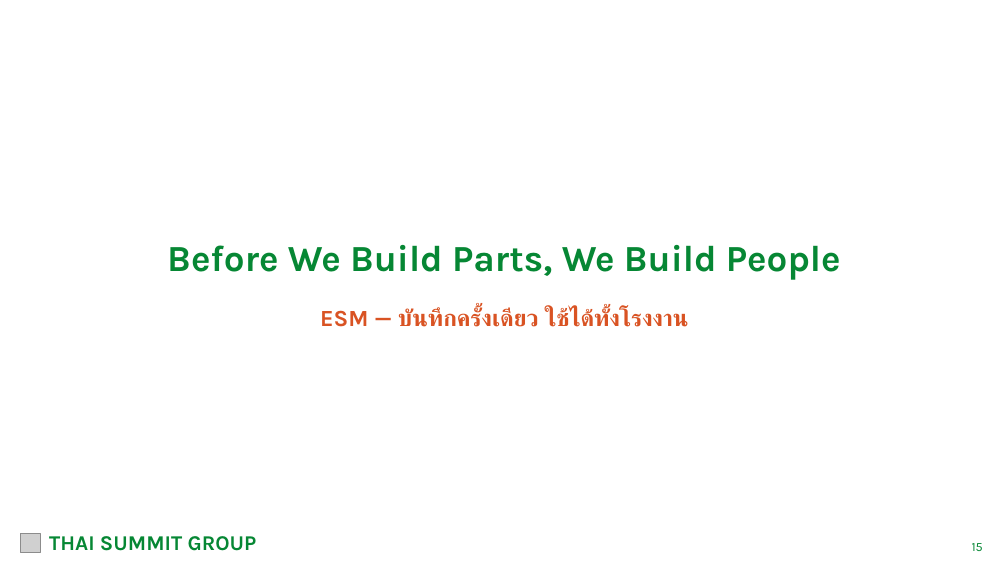
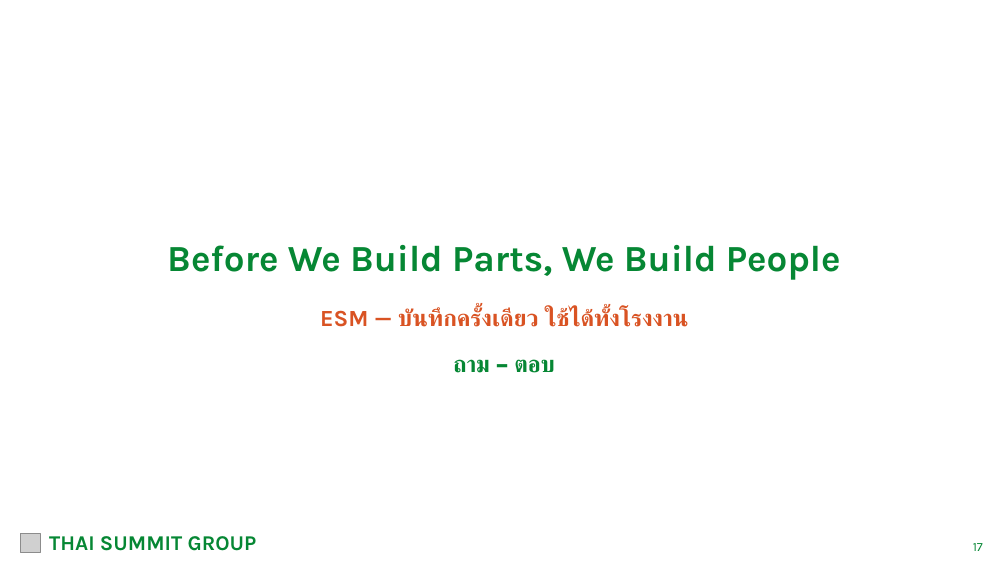
Before and after one commit to tsat4pd3-sketch/4Mmanagement, a slide deck: slide 17 of docs/meetings/TSAT_ESM_Workflow_Roadshow_2026-11-05.pptx (slide 15 before the commit). Drawn at 1008x567 pixels with LibreOffice and Linux fonts; fonts in the diff are those of the drawing; grey boxes stand for pictures. Boxes give left, top, right and bottom in pixels: in the first picture for what was removed or moved away, otherwise in the second. Text is boxed around its words. In the diff, an @@ line names an element or a change of style, - is before the commit and + after.

```diff
--- a/docs/meetings/TSAT_ESM_Workflow_Roadshow_2026-11-05.pptx
+++ b/docs/meetings/TSAT_ESM_Workflow_Roadshow_2026-11-05.pptx
@@ text added at [453, 359, 555, 373], 22 pt, text #068734, bold @@
+ถาม – ตอบ
@@ text at [973, 543, 983, 551]: text changed @@
-15
+17
```
Also in this commit, not shown: 13 other slides changed, 2 slides added, 5 other files.
